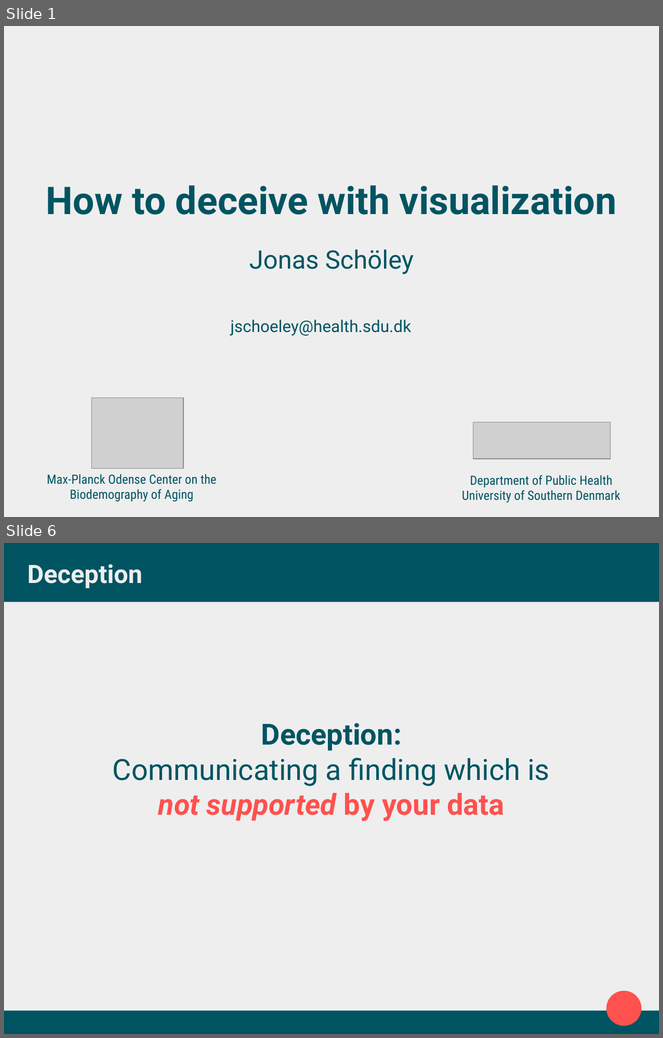
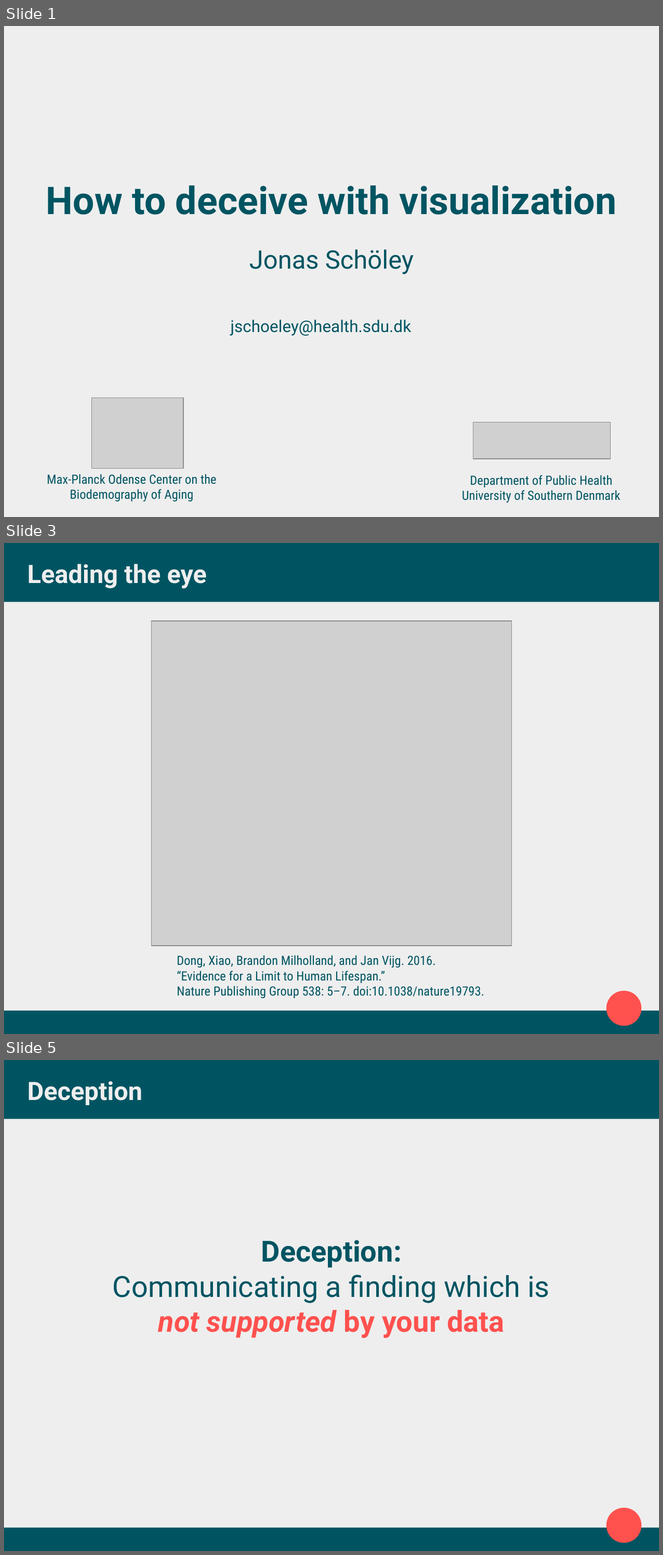
Before and after one commit to jschoeley/2016-edsd-viz, a slide deck: 1-deception/1-how_to_deceive_with_visualization.odp. Shown one above the other, each under a label of ours: slides 1 and 6 before the commit, slides 1, 3 and 5 after it; the slides between them are not shown. The pictures are 663x1038 and 663x1555 pixels, drawn with LibreOffice and Linux fonts; fonts in the diff are those of the drawing; grey boxes stand for pictures. Boxes give left, top, right and bottom in pixels: in the first picture for what was removed or moved away, otherwise in the second. Text is boxed around its words. In the diff, an @@ line names an element or a change of style, - is before the commit and + after.

```diff
--- a/1-deception/1-how_to_deceive_with_visualization.odp
+++ b/1-deception/1-how_to_deceive_with_visualization.odp
@@ slide 3 added at (4,543,659,1034), background #EEEEEE; not listed: 3 template elements that a slide beside it also shows @@
@@ title added at (27,564,207,589), 27.9 pt, text #EEEEEE, bold @@
+Leading the eye
@@ picture added at (152,621,512,946) @@
@@ text added at (177,955,485,999), 14 pt, text #005462 @@
+Dong, Xiao, Brandon Milholland, and Jan Vijg. 2016.
+“Evidence for a Limit to Human Lifespan.”
+Nature Publishing Group 538: 5–7. doi:10.1038/nature19793.
@@ what was slide 6 is now slide 5 @@
```
Also in this commit, not shown: 1 slide changed, 2 other slides added, 4 slides removed, 6 other files.
